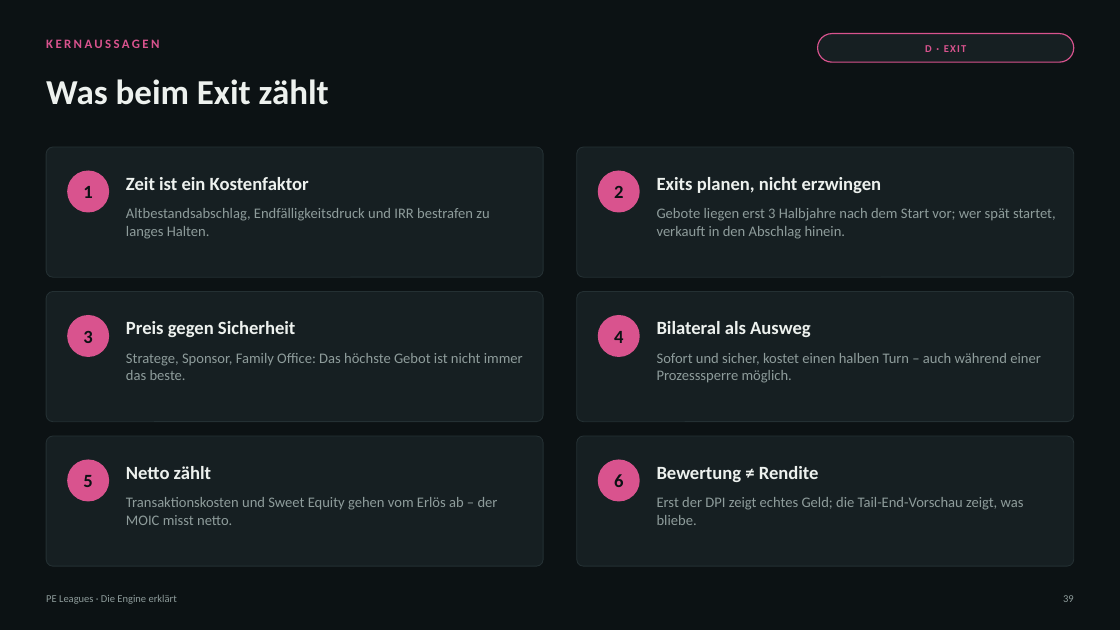
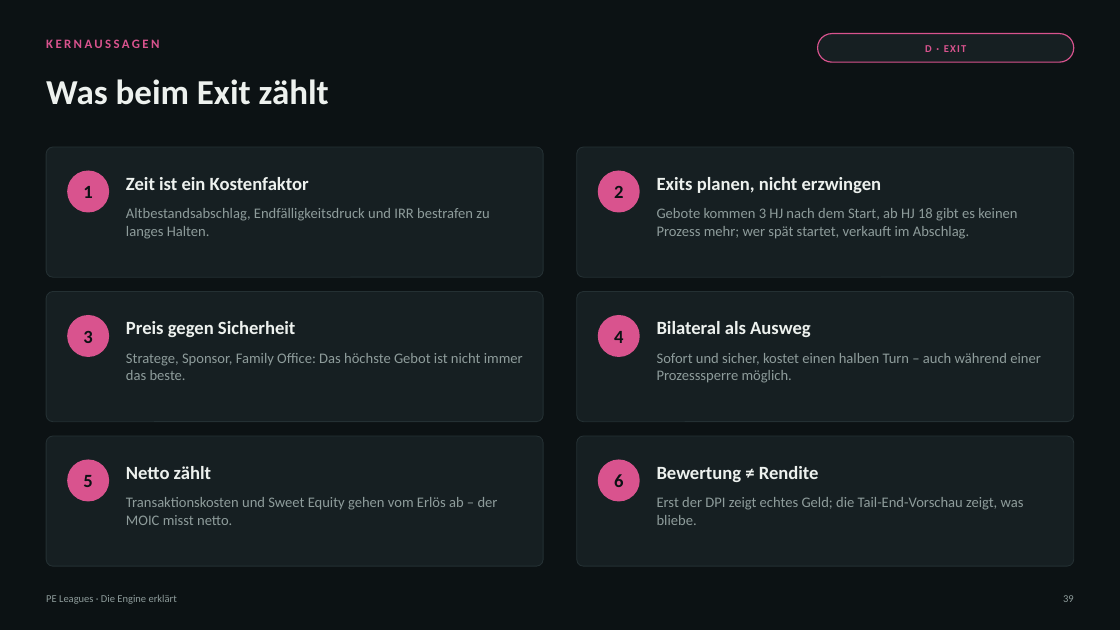
Before and after one commit to thematicum-dev/pe-leagues, a slide deck: slide 39 of docs/lehrmaterial/PE-Leagues_Engine-erklaert.pptx. Drawn at 1120x630 pixels with LibreOffice and Linux fonts; fonts in the diff are those of the drawing. Boxes give left, top, right and bottom in pixels: in the first picture for what was removed or moved away, otherwise in the second. Text is boxed around its words. In the diff, an @@ line names an element or a change of style, - is before the commit and + after.

```diff
--- a/docs/lehrmaterial/PE-Leagues_Engine-erklaert.pptx
+++ b/docs/lehrmaterial/PE-Leagues_Engine-erklaert.pptx
@@ text at bbox=[657, 208, 1017, 239]: text changed @@
-Gebote liegen erst 3 Halbjahre nach dem Start vor; wer spät startet, verkauft in den Abschlag hinein.
+Gebote kommen 3 HJ nach dem Start, ab HJ 18 gibt es keinen Prozess mehr; wer spät startet, verkauft im Abschlag.
```
Also in this commit, not shown: 5 other slides changed, 2 other files.
